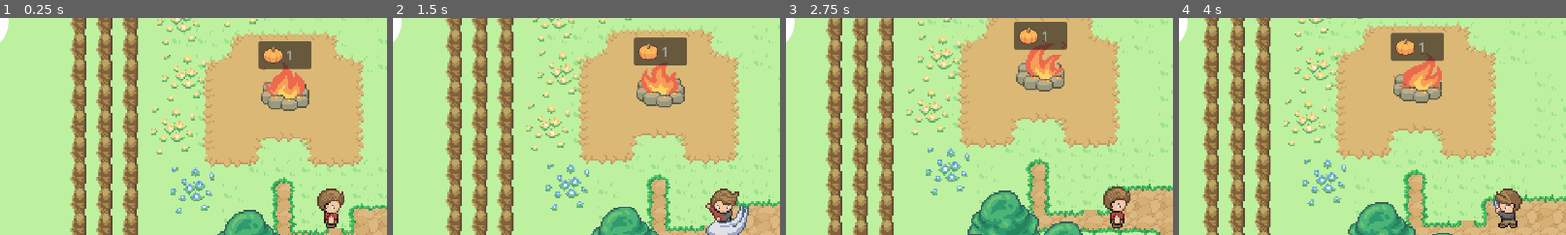
Above: before the commit, frames 1-4 (left to right).
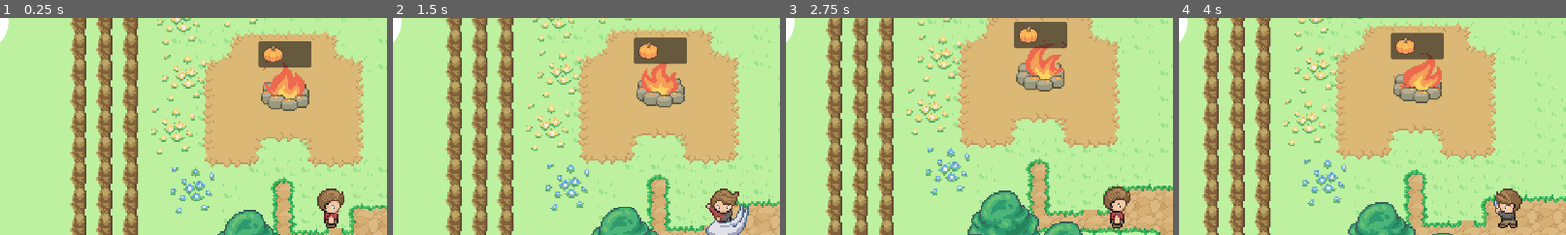
Above: after the commit, the same moments.

Repository: Herzmut-Games/hgj-2023
Game: Godot game, scene res://level.tscn
The game is run twice, just before and just after one commit, with the same random seed, the same clock (stepped at 60 frames per second) and the same inputs.
Inputs:
- Up to frame 1 (0.25 s): no input
- Up to frame 2 (1.5 s): hold Right (ui_right) 0.53-1.28 s; tap Space (action) at 0.6, 1.35 s; hold Down (ui_down) from 1.28 s (still down)
- Up to frame 3 (2.75 s): release Down (ui_down) at 2.03 s; hold Right (ui_right) from 2.03 s (still down); tap Space (action) at 2.1 s
- Up to frame 4 (4 s): release Right (ui_right) at 2.78 s; hold Up (ui_up) 2.78-3.53 s; tap Space (action) at 2.85, 3.6 s; hold Left (ui_left) from 3.53 s (still down)
The pictures show only the part of the screen within x 7-57%, y 7-57%; the shares and areas given below are measured in that part.

The runs differ from the first frame. In frame 1, 0.3% of the frame differs, in the area x 66-81%, y 12-24%; in frame 2, 0.3%; in frame 3, 0.2%; in frame 4, 0.3%, in the area x 54-69%, y 9-21%.
Error after the commit: Invalid access to property or key 'water_info_seen' on a base object of type 'Node (game.gd)'. (res://items/water.gd:4)

Commit message:
Add info texts to interactables

Diff:
--- a/Campfire.gd
+++ b/Campfire.gd
@@ -2,12 +2,19 @@
 
 @onready var required_resources = $RequiredResources
 
+var seen_info = false
+
 func _ready():
-	required_resources.set_required({
+	required_resources.set_required_icons({
 		Game.Items.FOOD: 1
 	})
 
 func interact(_area):
+	if not seen_info:
+		seen_info = true
+		Game.send_notify("Gegrillter Kürbis ist mein Leibgericht")
+		pass
+
 	var diff = Game.MAX_HUNGER - Game.hunger_level
 
 	if Game.has_item(Game.Items.FOOD, diff):
--- a/farm_field.gd
+++ b/farm_field.gd
@@ -6,16 +6,23 @@
 
 var state = 0
 
+var seen_info = false
+
 # Called when the node enters the scene tree for the first time.
 func _ready():
 	Game.connect("season_changed", _season_changed)
 
 
 # Called every frame. 'delta' is the elapsed time since the previous frame.
-func _process(delta):
+func _process(_delta):
 	_draw_plants()
 
-func interact(area):
+func interact(_area):
+	if not seen_info:
+		seen_info = true
+		Game.send_notify("Hier könnte man etwas anbauen, ich glaube aber nicht dass irgendeine Pflanze den Winter überleben würde.")
+		pass
+
 	if Game.season != Game.Season.WINTER && state == 0:
 		state += 1
 	if Game.season == Game.Season.FALL && state == 3:
--- a/game.gd
+++ b/game.gd
@@ -33,6 +33,9 @@
 	Items.IRON: 0,
 	Items.FOOD: 0,
 }
+
+var stone_info_seen = false
+var water_info_see = false
 
 # Preloaded sprites.
 var tree0 = preload("res://assets/Trees and Bushes/Tree_Dark_2.png")
--- a/house_yellow_1.gd
+++ b/house_yellow_1.gd
@@ -31,6 +31,8 @@
 	# Game.Items.IRON: 1
 }
 
+var seen_info = false
+
 func _ready():
 	# State at game start, for sanity
 	_hide_all_sprites()
@@ -44,6 +46,11 @@
 	Game.connect("season_changed", _season_changed)
 
 func interact(_area):
+	if not seen_info:
+		seen_info = true
+		Game.send_notify("Mit einem Haus könnte ich besser durch den Winter kommen..")
+		pass
+
 	if Game.house_level >= 3:
 		return
 
--- a/items/iron.gd
+++ b/items/iron.gd
@@ -1,34 +1,8 @@
 extends StaticBody2D
 
-@onready var regrow_timer = $RegrowTimer
 @onready var texture = $texture
-@onready var stump = $Stump
 
-var IRON_REGROW_WAIT = 1
-var mined = false
-
-# Season textures.
-@export var season = Game.Season.SPRING
-
-func _ready():
-	regrow_timer.wait_time = IRON_REGROW_WAIT
-
-func _process(_delta):
-	_update_season(Game.season)
-	if mined:
-		stump.visible = true
-	else:
-		stump.visible = false
-
-# _update_season sets the items season.
-func _update_season(newSeason):
-	if season == newSeason:
-		return
-
-	if regrow_timer.is_stopped():
-		regrow_timer.start()
-
-	season = newSeason
+var info_seen = false
 
 func _shake():
 	var tween = get_tree().create_tween()
@@ -38,20 +12,11 @@
 	tween.tween_property(self, "position", pos, 0.1).set_trans(Tween.TRANS_SPRING)
 	tween.play()
 
-func interact(area):
-	# TODO only with correct tool!
-	if area.is_in_group("player") && !mined:
+func interact(_area):
+	if not info_seen:
+		info_seen = true
+		Game.send_notify("Mit dem richtigen Werkzeug könnte ich vielleicht etwas Eisen abbauen")
+
+	if Game.use_tool():
 		_shake()
-		if randf_range(0, 1) > 0.9:
-			_mine()
-
-func _mine():
-	mined = true
-	Game.inc_item(Game.Items.IRON)
-
-func _grow():
-	mined = false
-
-func _on_regrow_timer_timeout():
-	if randf_range(0, 1) < 0.05:
-		_grow()
+		Game.inc_item(Game.Items.IRON)
--- a/items/iron.tscn
+++ b/items/iron.tscn
@@ -1,9 +1,8 @@
-[gd_scene load_steps=8 format=3 uid="uid://5eokmotpd0yx"]
+[gd_scene load_steps=7 format=3 uid="uid://5eokmotpd0yx"]
 
 [ext_resource type="Script" path="res://items/iron.gd" id="1_4aqyj"]
 [ext_resource type="PackedScene" uid="uid://doa5m66fxyvyu" path="res://items/harvestable.tscn" id="2_alsk8"]
 [ext_resource type="Texture2D" uid="uid://dlav7jsfwniwd" path="res://assets/Buildings/CityWall_Gate_1.png" id="3_16ly8"]
-[ext_resource type="Texture2D" uid="uid://3iqpeqpf56hl" path="res://assets/Buildings/CityWall_Hole_Reverse_Stone_1.png" id="4_bdlr0"]
 [ext_resource type="PackedScene" uid="uid://dfmenjshm88nc" path="res://interaction_box.tscn" id="5_d5mpp"]
 
 [sub_resource type="CapsuleShape2D" id="CapsuleShape2D_u8vdv"]
@@ -24,19 +23,9 @@
 scale = Vector2(0.5, 0.5)
 texture = ExtResource("3_16ly8")
 
-[node name="Stump" type="Sprite2D" parent="."]
-position = Vector2(0, 8)
-scale = Vector2(0.75, 0.75)
-texture = ExtResource("4_bdlr0")
-
-[node name="RegrowTimer" type="Timer" parent="."]
-wait_time = 10.0
-
 [node name="InteractionBox" parent="." instance=ExtResource("5_d5mpp")]
 
 [node name="CollisionShape2D" type="CollisionShape2D" parent="InteractionBox"]
 position = Vector2(0, 2)
 scale = Vector2(2, 1.5)
 shape = SubResource("CapsuleShape2D_enyjc")
-
-[connection signal="timeout" from="RegrowTimer" to="." method="_on_regrow_timer_timeout"]
--- a/items/stone.gd
+++ b/items/stone.gd
@@ -58,6 +58,11 @@
 	tween.play()
 
 func interact(area):
+	if Game.season == Game.Season.WINTER and not Game.stone_info_seen:
+		Game.stone_info_seen = true
+		Game.send_notify("Der Stein ist wie gefroren, den bekomm ich nicht kaputt.")
+		pass
+
 	if area.is_in_group("player") && !mined && season != Game.Season.WINTER:
 		_shake()
 		if randf_range(0, 1) > 0.5:
--- a/items/water.gd
+++ b/items/water.gd
@@ -1,4 +1,9 @@
 extends Node2D
 
 func interact(_area):
+	if not Game.water_info_seen:
+		Game.water_info_seen = true
+		Game.send_notify("Nicht das beste, aber immerhin nicht so kalkig wie in München.")
+		pass
+
 	Game.inc_thirst()
--- a/required_resources.gd
+++ b/required_resources.gd
@@ -25,3 +25,19 @@
 				icon = food_sprite
 
 		item_list.add_item(str(amount), icon, false)
+
+func set_required_icons(items):
+	item_list.clear()
+
+	for item in items:
+		var icon
+
+		match item:
+			Game.Items.WOOD:
+				icon = log_sprite
+			Game.Items.STONE:
+				icon = stone_sprite
+			Game.Items.FOOD:
+				icon = food_sprite
+
+		item_list.add_icon_item(icon, false)
--- a/workbench.gd
+++ b/workbench.gd
@@ -11,10 +11,17 @@
 	Game.Items.STONE: Game.TOOLS_PRICE
 }
 
+var seen_info = false
+
 func _ready():
 	required_resources.set_required(required_build)
 
 func interact(_area):
+	if not seen_info:
+		seen_info = true
+		Game.send_notify("Mit ein paar Werkzeugen wäre ich vermutlich effizienter")
+		pass
+
 	if not Game.tools_unlocked and Game.has_items(required_build):
 		Game.dec_items(required_build)
 		Game.tools_unlocked = true
